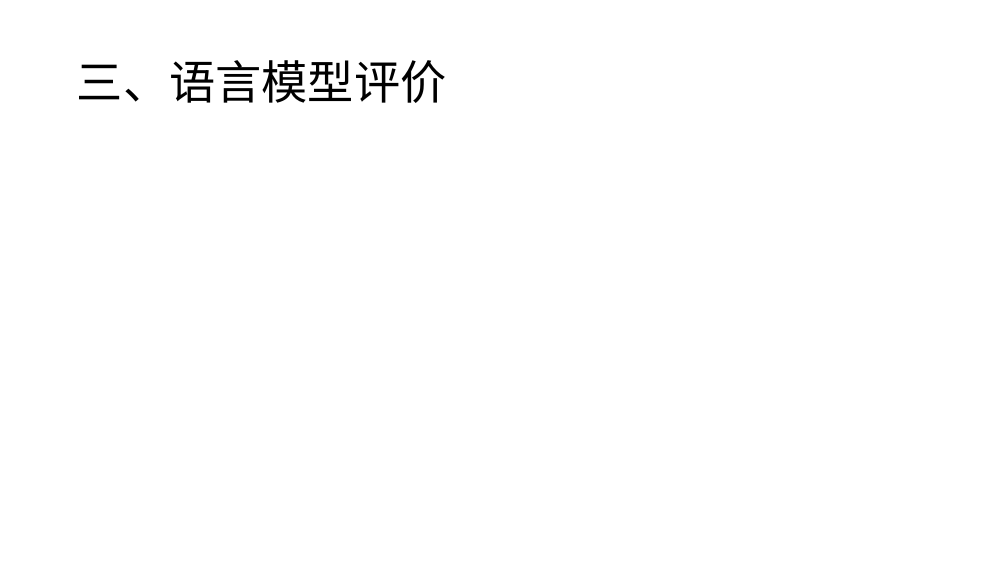
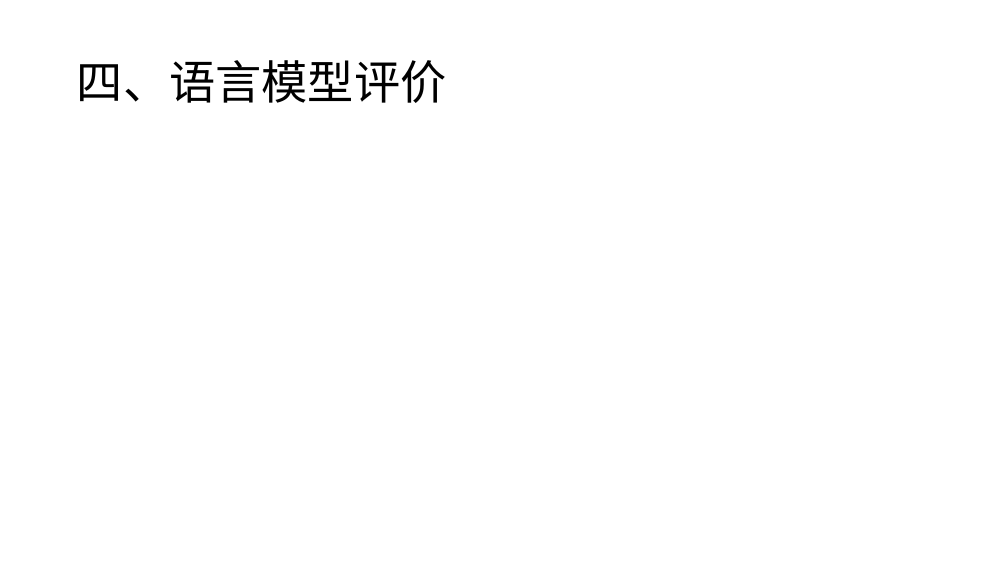
Before and after one commit to charlesXu86/Chatbot_CN, a slide deck: slide 22 of Chatbot_Doc/课程/NLP-4-语言模型.pptx (slide 11 before the commit). Drawn at 1008x567 pixels with LibreOffice and Linux fonts; fonts in the diff are those of the drawing. Boxes give left, top, right and bottom in pixels: in the first picture for what was removed or moved away, otherwise in the second. Text is boxed around its words. In the diff, an @@ line names an element or a change of style, - is before the commit and + after.

Commit message:
语言模型

```diff
--- a/Chatbot_Doc/课程/NLP-4-语言模型.pptx
+++ b/Chatbot_Doc/课程/NLP-4-语言模型.pptx
@@ title at [77, 60, 447, 103]: text changed @@
-三、语言模型评价
+四、语言模型评价
```
Also in this commit, not shown: 11 slides added.
